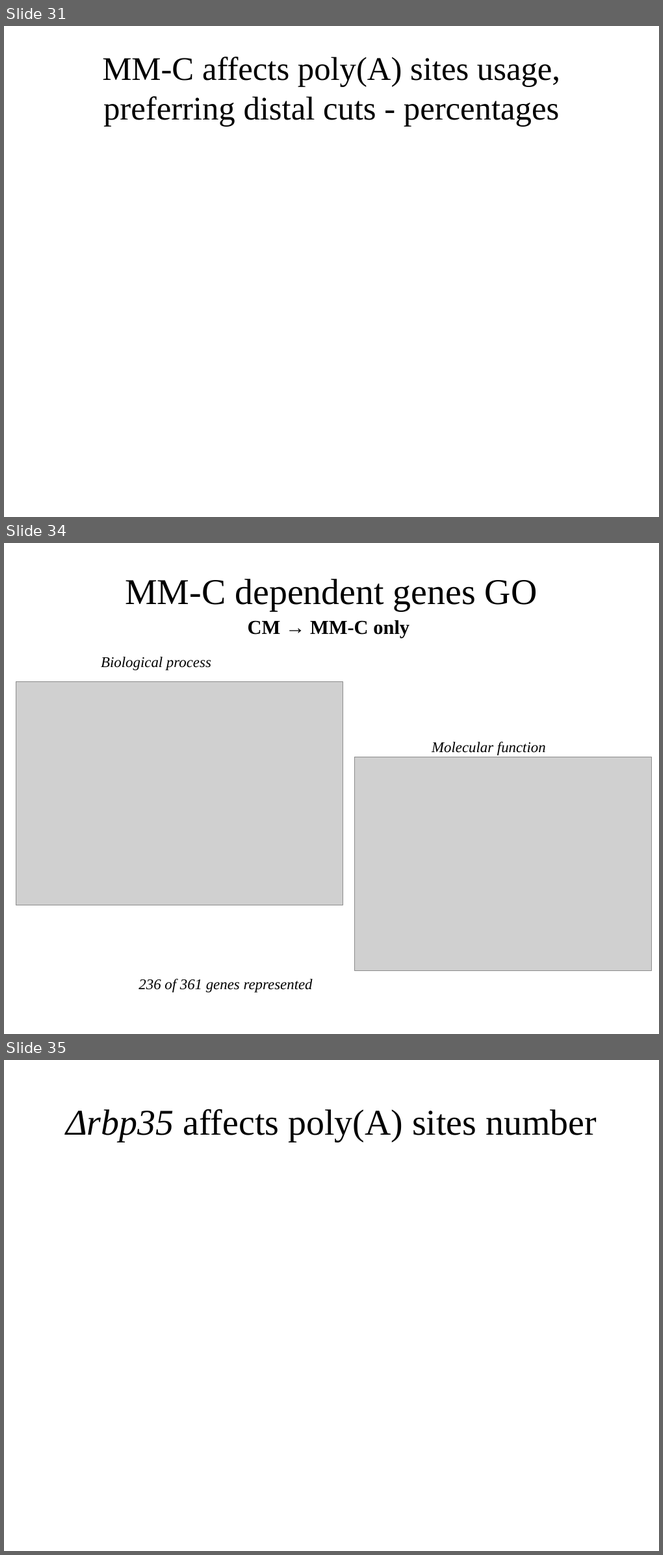
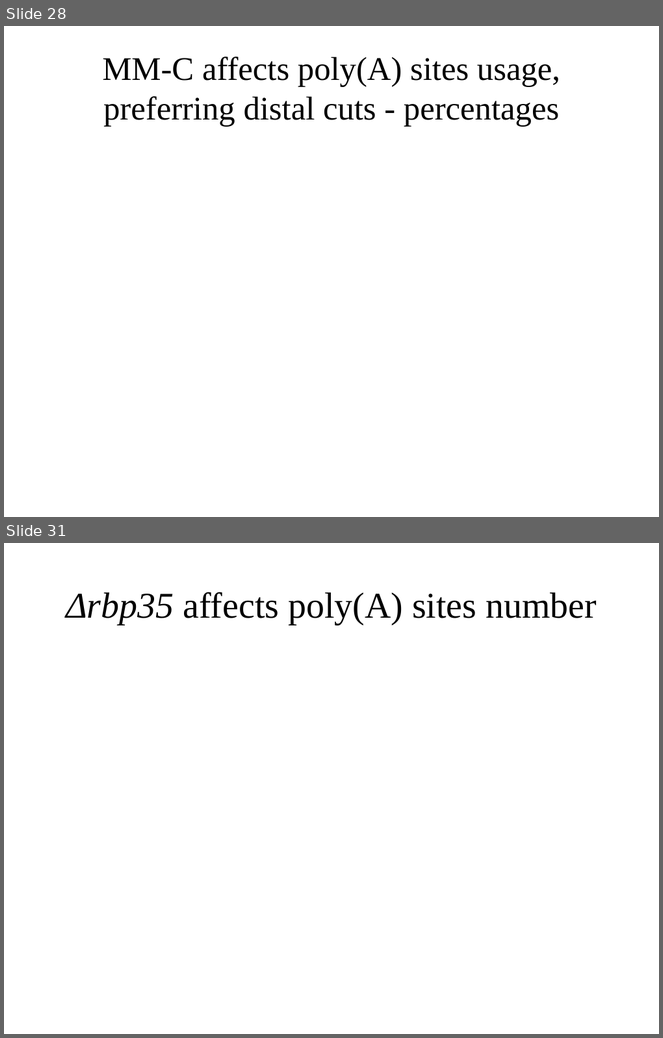
Before and after one commit to wilkinsonlab/m-oryzae-polya, a slide deck: doc/version_21/oryzae_presentation.odp. Shown one above the other, each under a label of ours: slides 31, 34 and 35 before the commit, slides 28 and 31 after it; the slides between them are not shown. The pictures are 663x1555 and 663x1038 pixels, drawn with LibreOffice and Linux fonts; fonts in the diff are those of the drawing; grey boxes stand for pictures. Boxes give left, top, right and bottom in pixels: in the first picture for what was removed or moved away, otherwise in the second. Text is boxed around its words. In the diff, an @@ line names an element or a change of style, - is before the commit and + after.

```diff
--- a/doc/version_21/oryzae_presentation.odp
+++ b/doc/version_21/oryzae_presentation.odp
@@ slide 34 removed at [4,543,659,1034], background #FFFFFF @@
@@ title removed at [125,579,538,639] @@
-MM-C dependent genes GO
-CM → MM-C only
@@ text removed at [101,657,211,670] @@
-Biological process
@@ picture removed at [16,681,343,906] @@
@@ picture removed at [355,757,652,971] @@
@@ text removed at [432,742,546,756] @@
-Molecular function
@@ text removed at [139,979,313,993] @@
-236 of 361 genes represented
@@ what was slide 31 is now slide 28 @@
@@ what was slide 35 is now slide 31 @@
```
Also in this commit, not shown: 23 slides changed, 4 slides added, 8 other slides removed, 4 other files.
